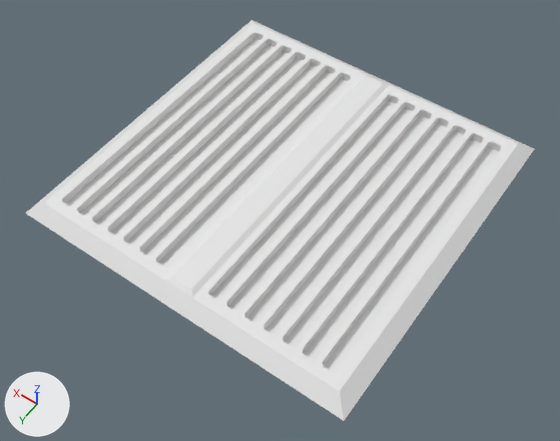
Renders of the Blender file Tohet/Assets/Models/Floortile4.blend from each side of a commit.
Rendered twice from a 50 mm lens placed at (-2.38, 3.46, 4.83), pointed at (-0.11, 0.28, -0.17). Lighting does not change. The marker at lower left points along +X, +Y and +Z.
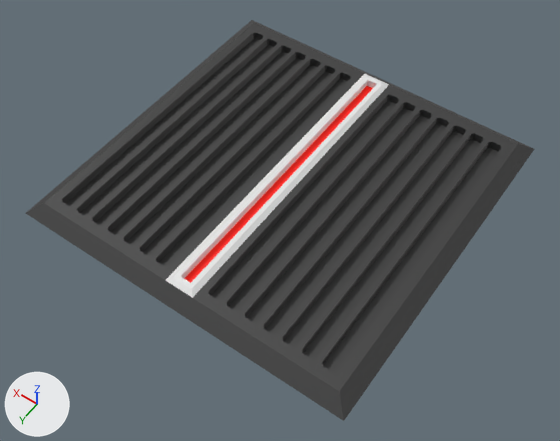
Changed parts and their boxes (x1, y1, x2, y2) in the pictures (560 x 441 px):
part 1 of me_plane, built on
    both: (173, 76, 383, 289)
part 2 of me_plane, recoloured (white to grey)
    both: (26, 20, 534, 421)

The change, as a list of edits to the scene's bpy script:
```text
Add mat_glowing:
    mat_glowing = principled_material('Glowing')
    mat_glowing.base_color = (0.8, 0.00127, 0.0)  # red #e70400
    mat_glowing.emission_color = (0.268, 0.00442, 0.0)  # red #8d0e00
    mat_glowing.emission_strength = 1.0
Add mat_white:
    mat_white = principled_material('White')
    mat_white.base_color = (0.8, 0.8, 0.8)  # white #e7e7e7
Add mat_black:
    mat_black = principled_material('Black')
    mat_black.base_color = (0.0741, 0.0741, 0.0741)  # dark grey #4d4d4d
    mat_black.metallic = 0.554
    mat_black.specular_ior_level = 0.564
Change me_plane:
    used by ob_plane; location = (0.0, 0.0, 0.0)
    remove me_plane.from_pydata(...)  # 20 vertices, 18 faces; spans x -1.5..1.5, y -1.5..1.5, z 0.0..0.12
    add me_plane.from_pydata(...)  # 28 vertices, 26 faces; spans x -1.5..1.5, y -1.5..1.5, z 0.0..0.12
    me_plane part 1
    1 face is deleted
    8 vertices are added at x -0.05..0.05, y -1.3..1.3, z 0.05..0.12
    8 new faces join them, mat_white (white #e7e7e7)
    1 new face joins them, mat_glowing (red #e70400)
    me_plane part 2: 13 faces spanning x -1.5..1.5, y -1.5..1.5, z 0.0..0.09 switch from no material to mat_black (dark grey #4d4d4d)
    add me_plane.materials.append(mat_white)  # white #e7e7e7
    add me_plane.materials.append(mat_glowing)  # red #e70400
```
